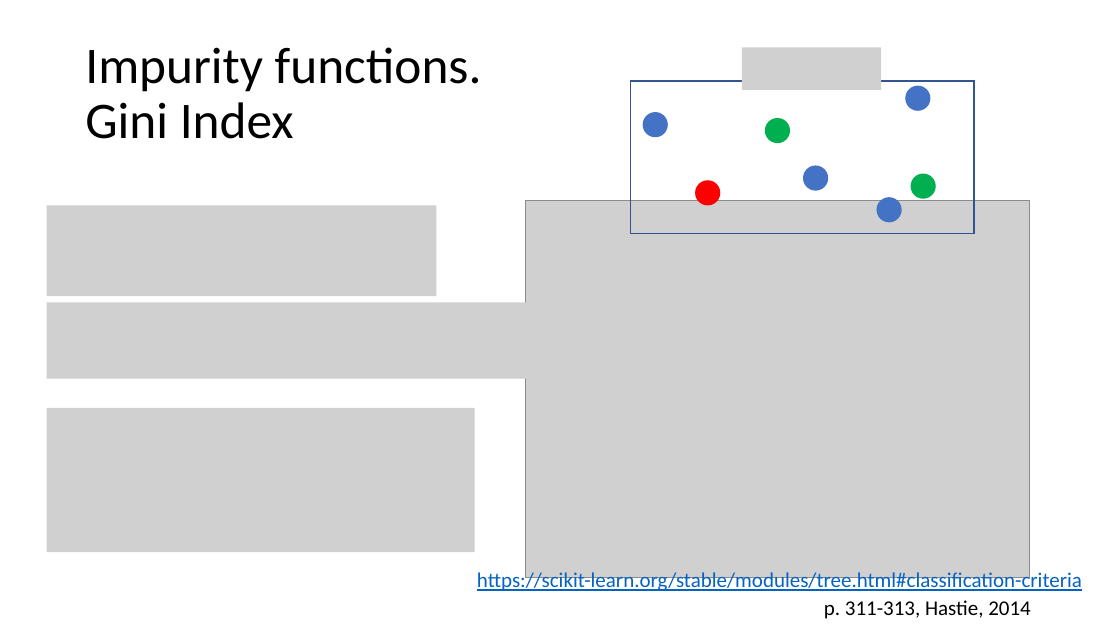
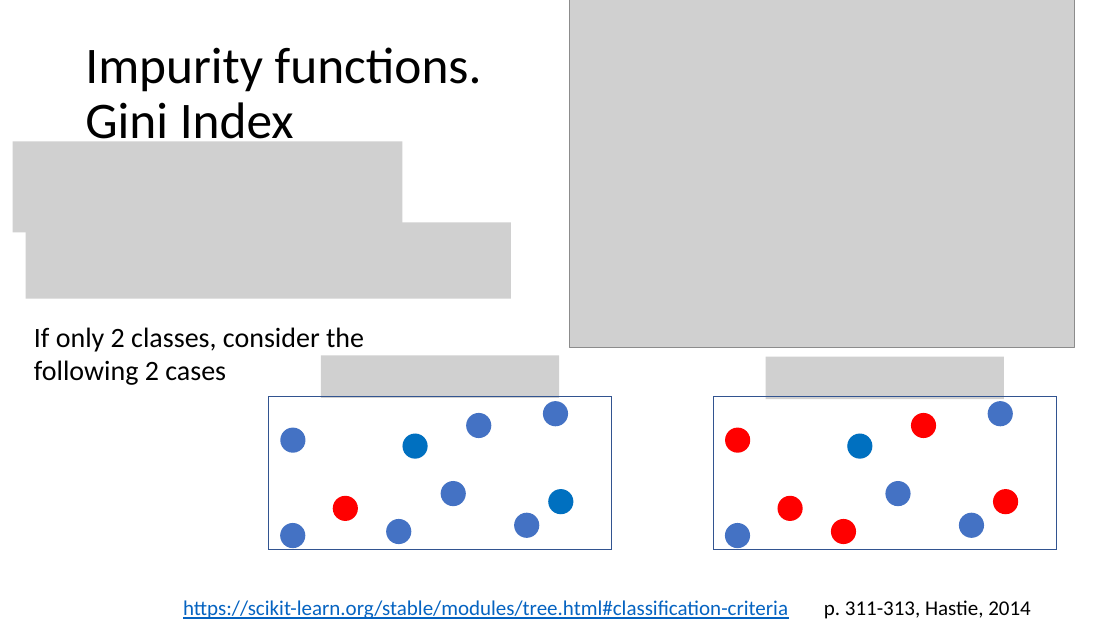
Before and after one commit to mathphysmx/teaching-ml, a slide deck: slide 14 of slides/08_ML_TreeBased.pptx. Drawn at 1120x630 pixels with LibreOffice and Linux fonts; fonts in the diff are those of the drawing; grey boxes stand for pictures. Boxes give left, top, right and bottom in pixels: in the first picture for what was removed or moved away, otherwise in the second. Text is boxed around its words. In the diff, an @@ line names an element or a change of style, - is before the commit and + after.

```diff
--- a/slides/08_ML_TreeBased.pptx
+++ b/slides/08_ML_TreeBased.pptx
@@ picture: place and size @@
-picture at <box>525,201,1030,578</box>
+picture at <box>570,0,1075,348</box>
@@ picture removed at <box>742,47,881,89</box> @@
@@ picture added at <box>13,141,402,232</box> @@
@@ picture: place and size @@
-picture at <box>47,206,437,297</box>
+picture at <box>26,223,512,299</box>
@@ text added at <box>34,327,364,385</box>, 24 pt, text #000000 @@
+If only 2 classes, consider the following 2 cases
@@ picture removed at <box>47,302,533,379</box> @@
@@ picture removed at <box>47,408,476,553</box> @@
@@ group added at <box>281,355,560,549</box>: 3 ellipses, 1 picture @@
@@ group added at <box>713,357,1057,549</box>: 10 ellipses, 1 picture, 1 rectangle @@
@@ 3 ellipses, 1 rectangle: place and size @@
-3 ellipses, 1 rectangle at <box>631,81,975,234</box>
+3 ellipses, 1 rectangle at <box>268,397,612,549</box>
@@ ellipse at <box>402,434,428,459</box>: fill #00B050 to #0070C0 @@
@@ 4 ellipses: place and size @@
-4 ellipses at <box>643,112,936,223</box>
+4 ellipses at <box>281,428,574,538</box>
@@ ellipse at <box>549,489,574,514</box>: fill #00B050 to #0070C0 @@
@@ text "https://scikit-learn.org/stable/modules/tree.html#classifica ..." rewrapped from <box>477,570,1082,594</box> to <box>183,600,788,619</box> @@
```
Also in this commit, not shown: 5 other slides changed, 4 other files.
